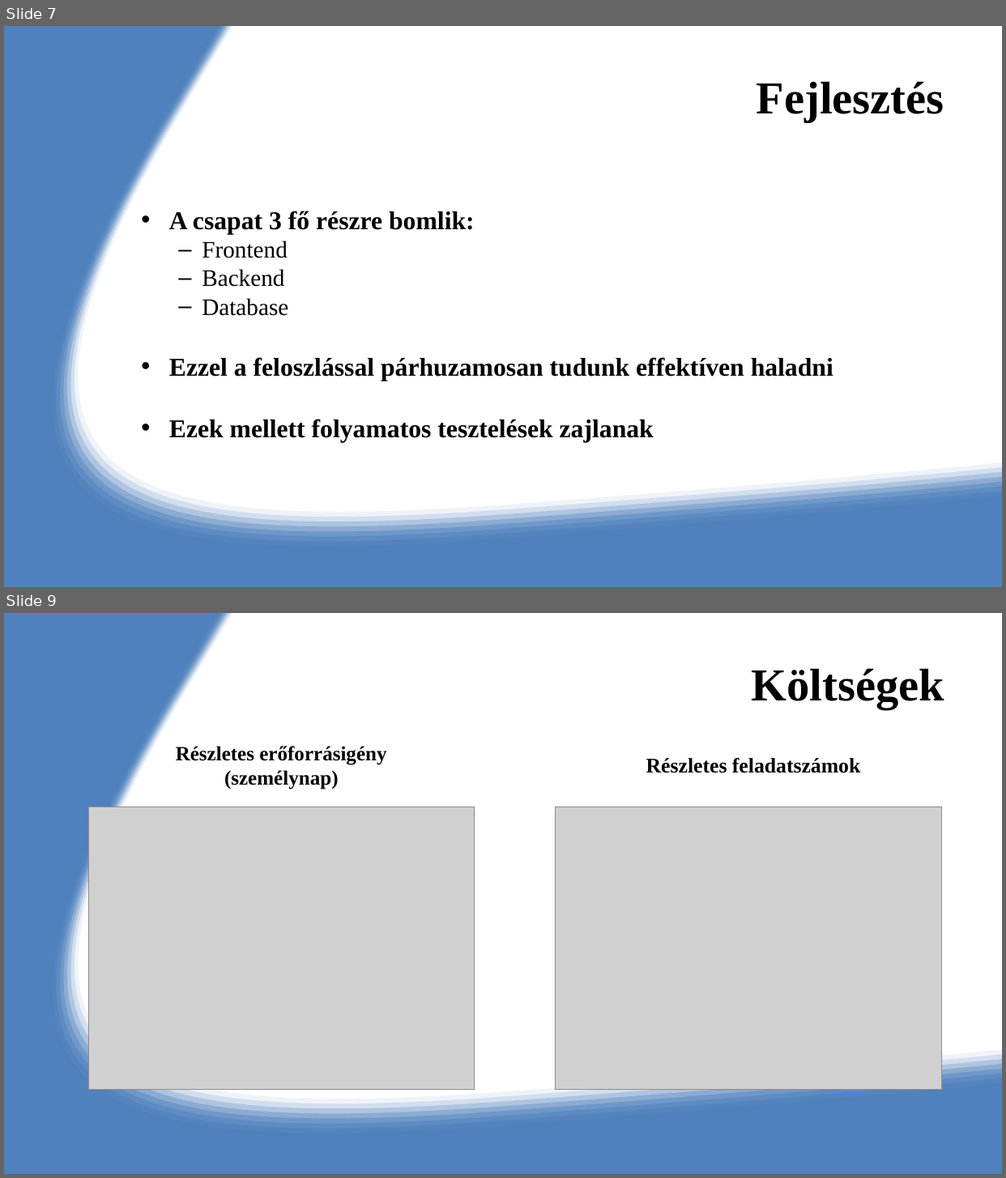
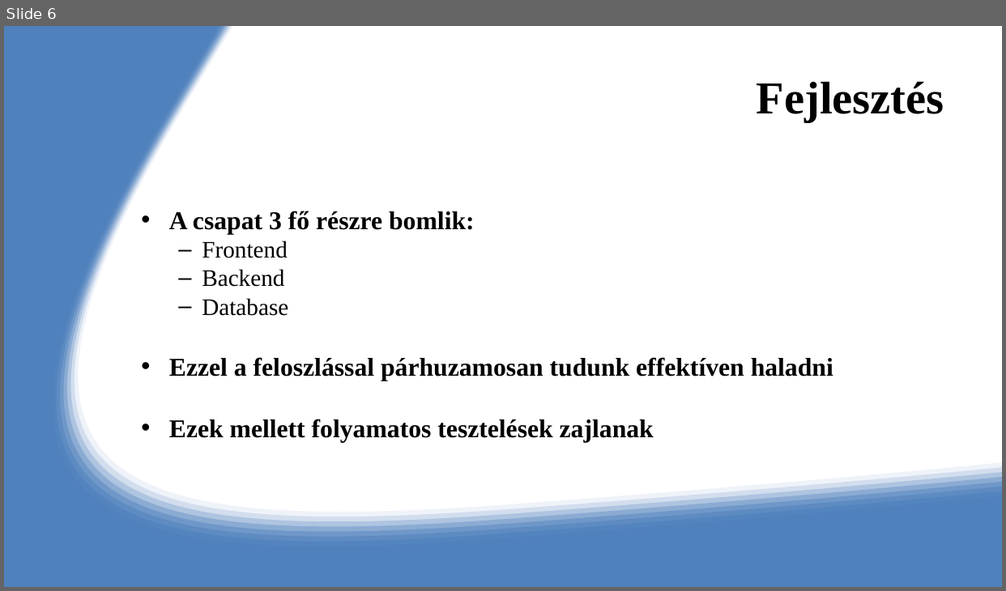
Before and after one commit to NoSignificantFrustration/RF1, a slide deck: Projekt_bemutatás.pptx. Shown one above the other, each under a label of ours: slides 7 and 9 before the commit, slide 6 after it; the slides between them are not shown. The pictures are 1006x1178 and 1006x591 pixels, drawn with LibreOffice and Linux fonts; fonts in the diff are those of the drawing; grey boxes stand for pictures. Boxes give left, top, right and bottom in pixels: in the first picture for what was removed or moved away, otherwise in the second. Text is boxed around its words. In the diff, an @@ line names an element or a change of style, - is before the commit and + after.

```diff
--- a/Projekt_bemutatás.pptx
+++ b/Projekt_bemutatás.pptx
@@ slide 9 removed at box(4, 613, 1002, 1174), background #FFFFFF; not listed: 12 template elements that a slide beside it also shows @@
@@ title removed at box(752, 668, 944, 709) @@
-Költségek
@@ text removed at box(176, 746, 386, 790) @@
-Részletes erőforrásigény (személynap)
@@ text removed at box(646, 758, 860, 773) @@
-Részletes feladatszámok
@@ picture removed at box(88, 807, 473, 1090) @@
@@ picture removed at box(555, 807, 942, 1090) @@
@@ what was slide 7 is now slide 6 @@
```
Also in this commit, not shown: 5 slides changed, 2 other slides removed.
